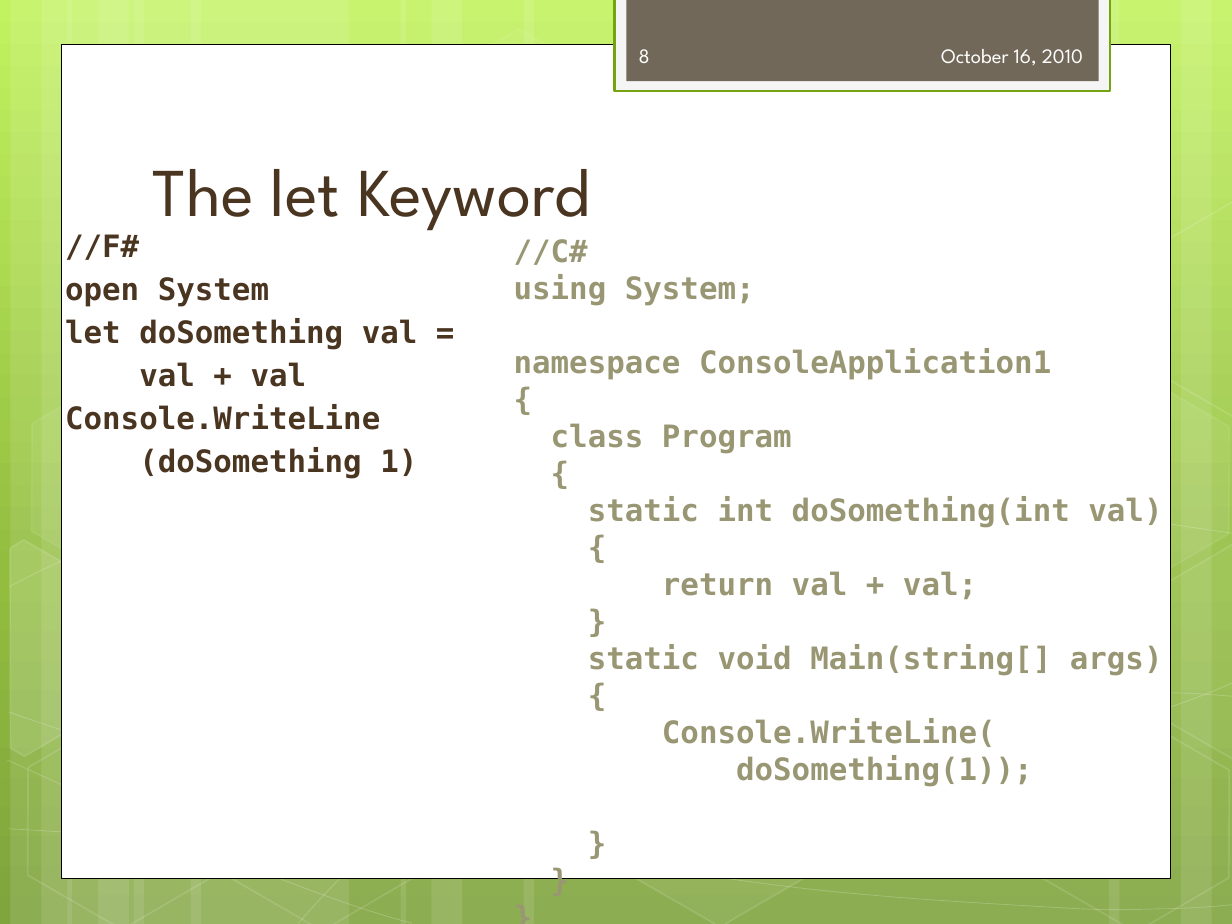
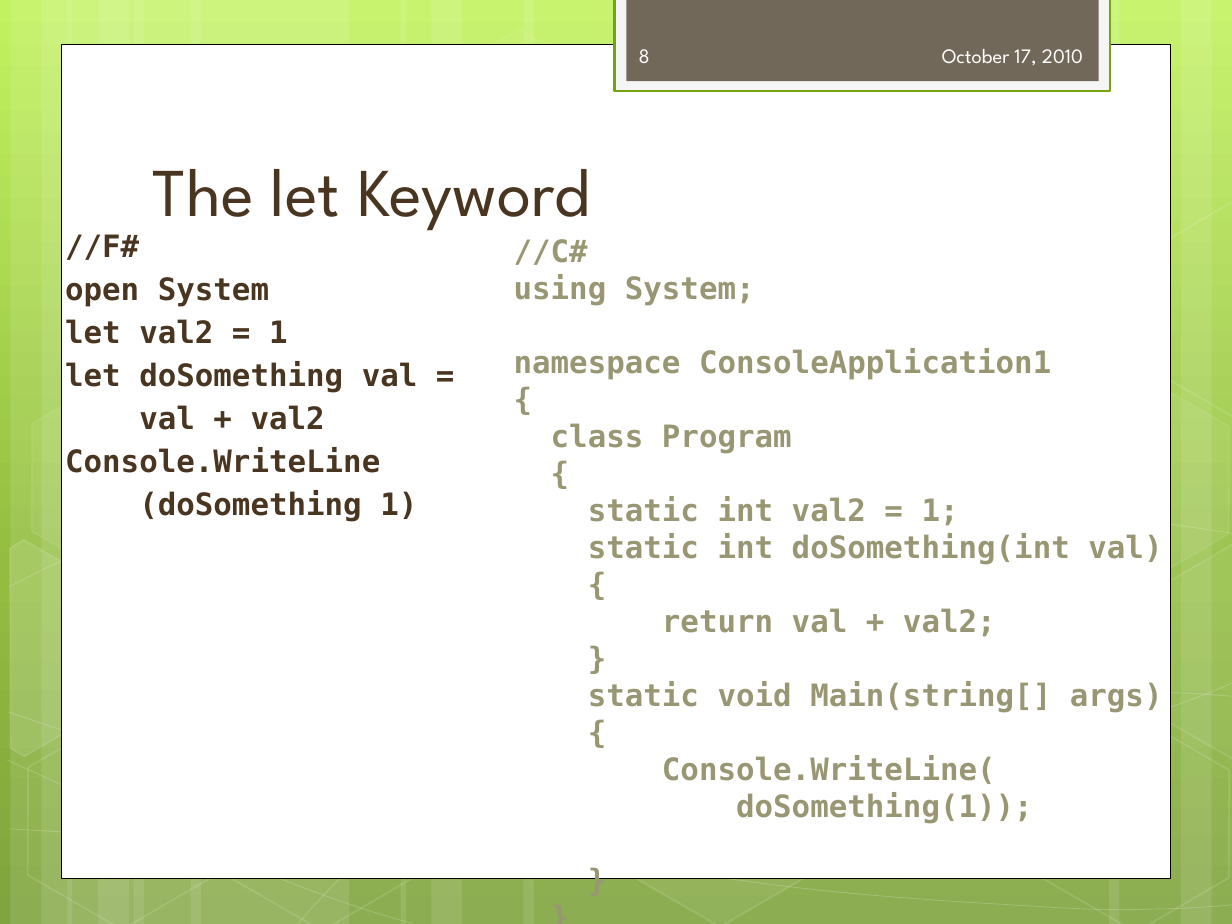
Before and after one commit to dmohl/GettingStartedWithWebDevInFSharpPresentation, a slide deck: slide 8 of Getting Started with F# Web Development.pptx. Drawn at 1232x924 pixels with LibreOffice and Linux fonts; fonts in the diff are those of the drawing. Boxes give left, top, right and bottom in pixels: in the first picture for what was removed or moved away, otherwise in the second. Text is boxed around its words. In the diff, an @@ line names an element or a change of style, - is before the commit and + after.

```diff
--- a/Getting Started with F# Web Development.pptx
+++ b/Getting Started with F# Web Development.pptx
@@ text at (x1=942, y1=49, x2=1083, y2=65): text changed @@
-October 16, 2010
+October 17, 2010
@@ text at (x1=65, y1=319, x2=288, y2=344): paragraph added @@
+let val2 = 1
@@ text at (x1=139, y1=405, x2=325, y2=430): text changed @@
-val + val
+val + val2
@@ text at (x1=588, y1=496, x2=959, y2=526): paragraph added @@
+static int val2 = 1;
@@ text at (x1=662, y1=608, x2=996, y2=637): text changed @@
-return val + val;
+return val + val2;
```
Also in this commit, not shown: 16 other slides changed.
